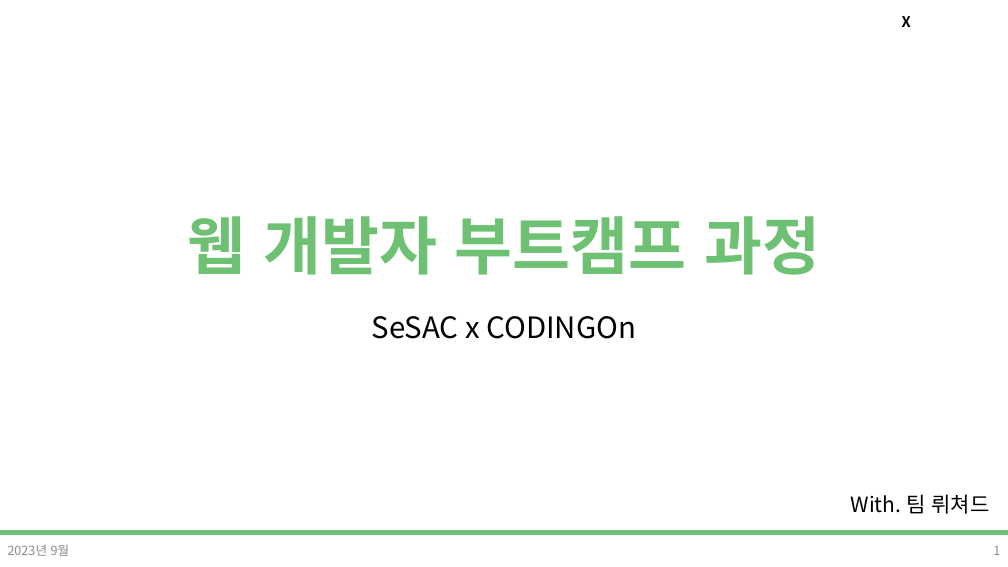
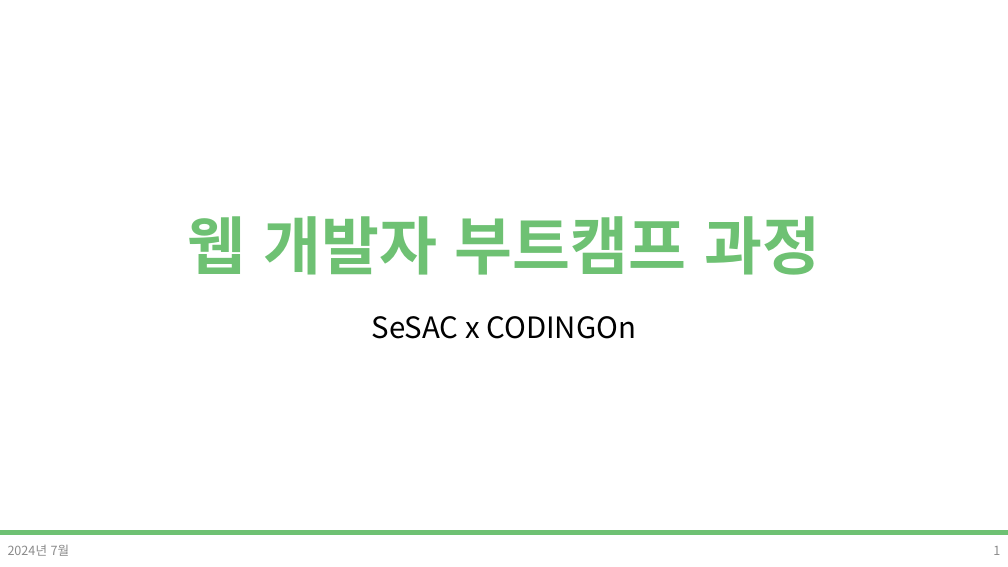
Before and after one commit to DevDamon0527/SeSAC_Yeongdeungpo_Campus_6th, a slide deck: slide 1 of material/[SeSAC_YDP_6] 23_React_Component_JSX.pptx. Drawn at 1008x567 pixels with LibreOffice and Linux fonts; fonts in the diff are those of the drawing; background and template pictures are left out. Boxes give left, top, right and bottom in pixels: in the first picture for what was removed or moved away, otherwise in the second. Text is boxed around its words. In the diff, an @@ line names an element or a change of style, - is before the commit and + after.

```diff
--- a/material/[SeSAC_YDP_6] 23_React_Component_JSX.pptx
+++ b/material/[SeSAC_YDP_6] 23_React_Component_JSX.pptx
@@ text removed at [902, 16, 911, 27] @@
-X
@@ text removed at [851, 494, 989, 514] @@
-With. 팀 뤼쳐드
@@ text at [8, 545, 70, 556]: text changed @@
-2023년 9월
+2024년 7월
```
Also in this commit, not shown: 19 other slides changed, 2 other files.
